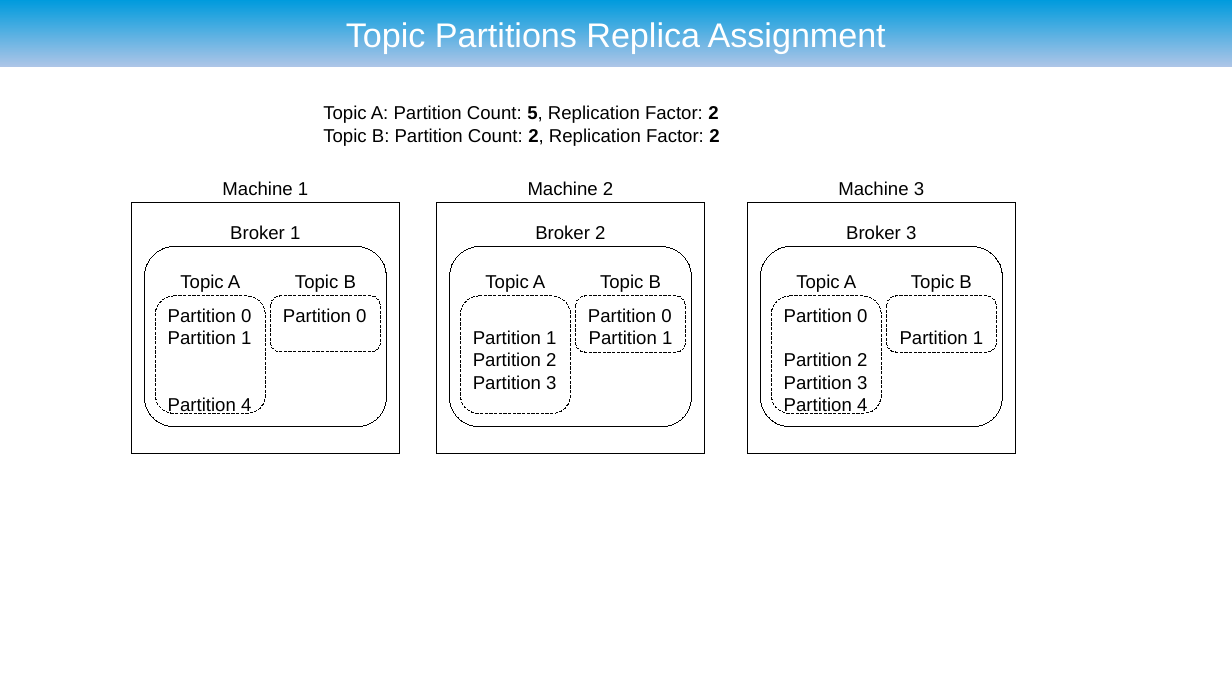
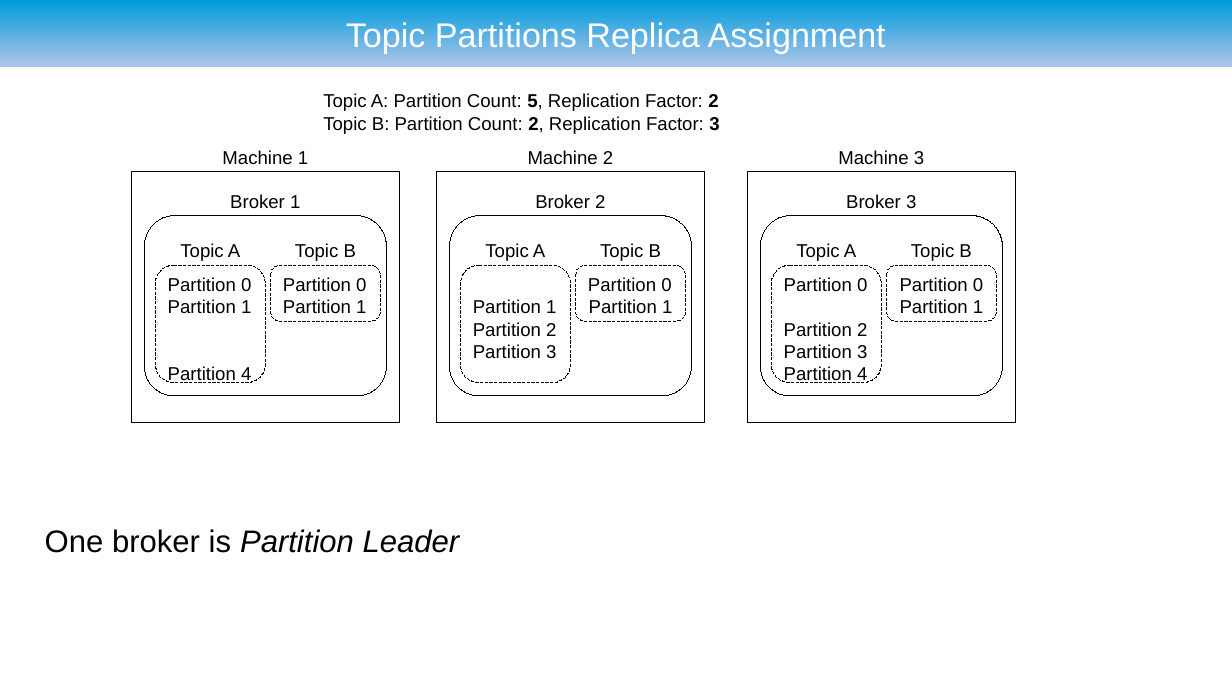
Before and after one commit to ryzlab/kafka-kompetensdag, a slide deck: slide 24 of doc/presentation-umejug.odp (slide 25 before the commit). Drawn at 1232x693 pixels with LibreOffice and Linux fonts; fonts in the diff are those of the drawing; background and template pictures are left out. Boxes give left, top, right and bottom in pixels: in the first picture for what was removed or moved away, otherwise in the second. Text is boxed around its words. In the diff, an @@ line names an element or a change of style, - is before the commit and + after.

```diff
--- a/doc/presentation-umejug.odp
+++ b/doc/presentation-umejug.odp
@@ text "Topic A: Partition Count: 5, ...": place and size @@
-text "Topic A: Partition Count: 5, ..." at bbox=[323, 105, 719, 146]
+text "Topic A: Partition Count: 5, ..." at bbox=[323, 93, 719, 134]
@@ text at bbox=[323, 116, 719, 134]: text changed @@
-Topic B: Partition Count: 2, Replication Factor: 2
+Topic B: Partition Count: 2, Replication Factor: 3
@@ 18 texts, 6 rounded rectangles, 3 rectangles, 3 freeform shapes: place and size @@
-18 texts, 6 rounded rectangles, 3 rectangles, 3 freeform shapes at bbox=[131, 181, 1016, 453]
+18 texts, 6 rounded rectangles, 3 rectangles, 3 freeform shapes at bbox=[131, 150, 1016, 423]
@@ text "Partition 0": place and size @@
-text "Partition 0" at bbox=[283, 308, 366, 323]
+text "Partition 0" at bbox=[900, 277, 983, 291]
@@ text added at bbox=[283, 277, 366, 314], 12 pt, text #000000 @@
+Partition 0
+Partition 1
@@ text added at bbox=[45, 529, 460, 553], 20 pt, text #000000, italic @@
+One broker is Partition Leader
```
Also in this commit, not shown: 21 other slides changed, 3 slides added, 1 slide removed, 3 other files.
